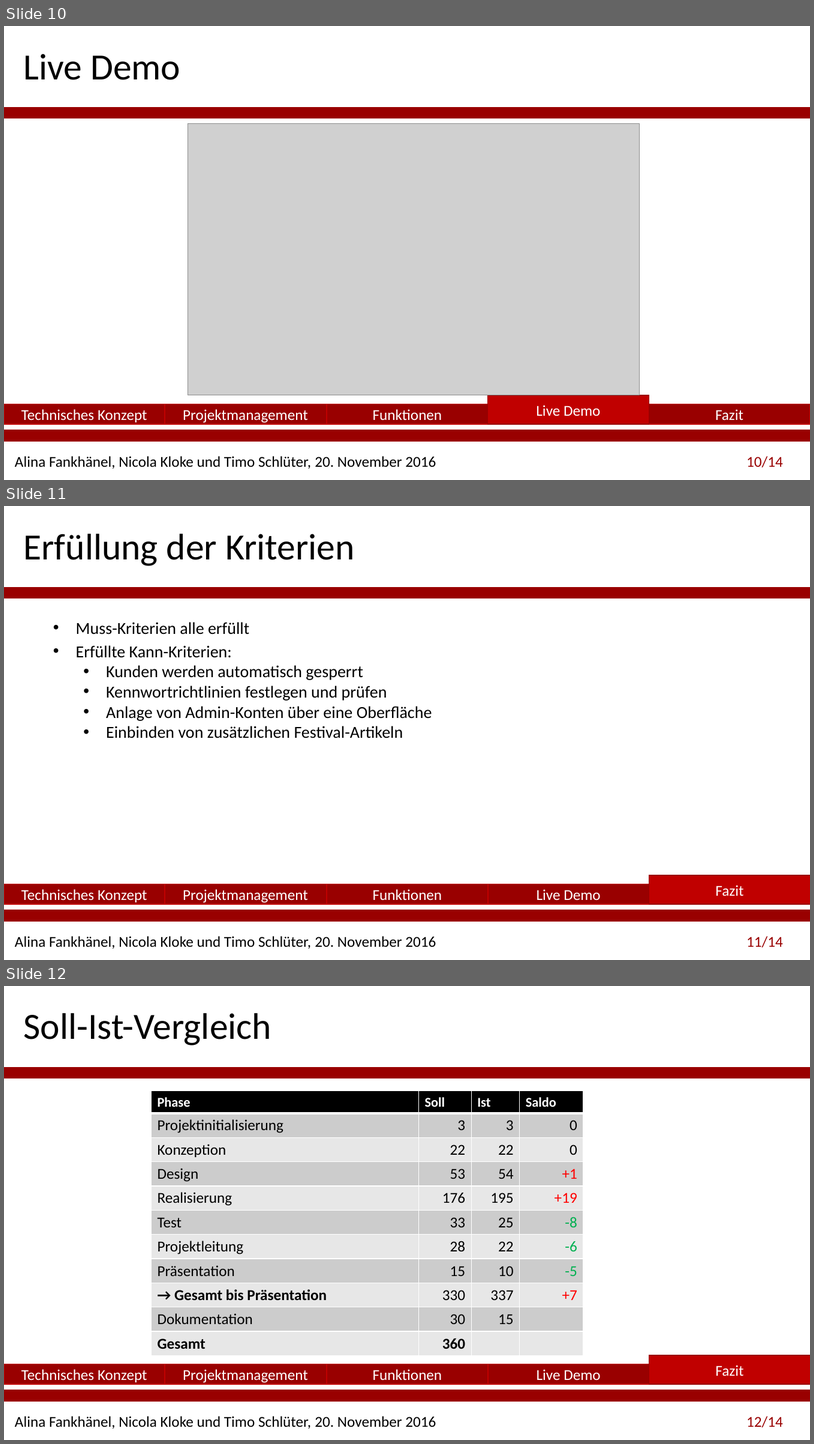
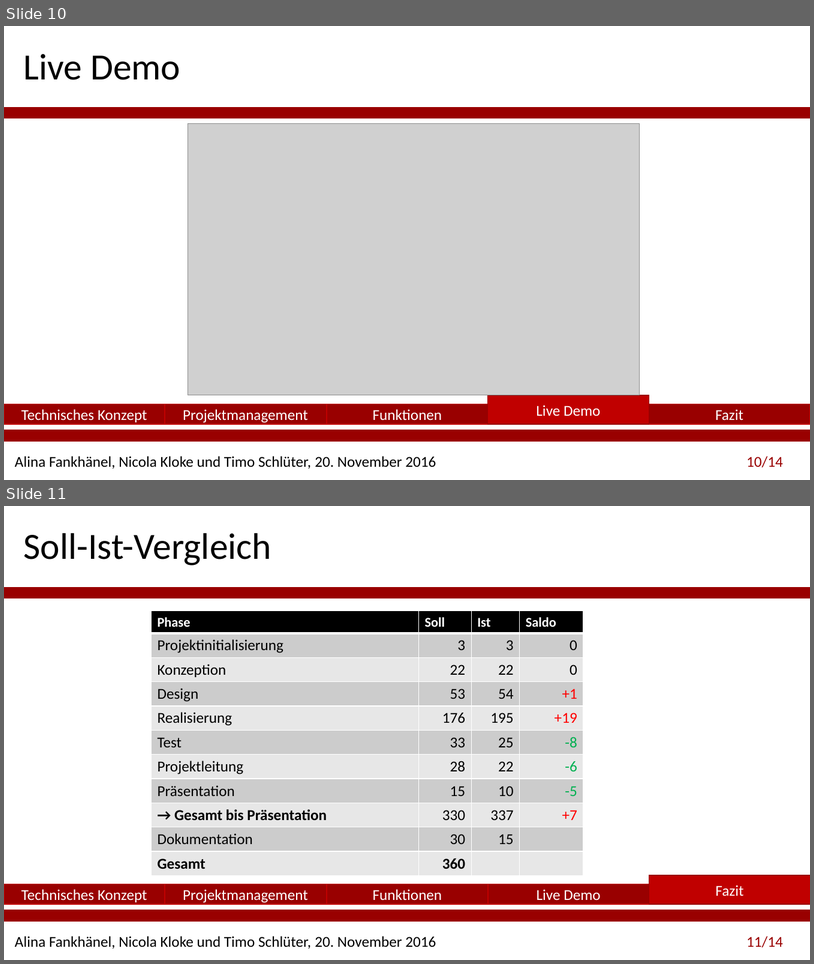
Before and after one commit to Festiva-Team/festiva_documents, a slide deck: Abschlusspräsentation-Festiva_Änderungen Nicola.pptx. Shown one above the other, each under a label of ours: slides 10, 11 and 12 before the commit, slides 10 and 11 after it. The pictures are 814x1444 and 814x964 pixels, drawn with LibreOffice and Linux fonts; fonts in the diff are those of the drawing; grey boxes stand for pictures; background and template pictures are left out. Boxes give left, top, right and bottom in pixels: in the first picture for what was removed or moved away, otherwise in the second. Text is boxed around its words. In the diff, an @@ line names an element or a change of style, - is before the commit and + after.

```diff
--- a/Abschlusspräsentation-Festiva_Änderungen Nicola.pptx
+++ b/Abschlusspräsentation-Festiva_Änderungen Nicola.pptx
@@ slide 11 removed at [4,506,810,960], background #FFFFFF; not listed: 5 template elements that a slide beside it also shows @@
@@ title removed at [23,534,355,566] @@
-Erfüllung der Kriterien
@@ text removed at [76,622,432,738] @@
-• Muss-Kriterien alle erfüllt
-• Erfüllte Kann-Kriterien:
-  • Kunden werden automatisch gesperrt
-  • Kennwortrichtlinien festlegen und prüfen
-  • Anlage von Admin-Konten über eine Oberfläche
-  • Einbinden von zusätzlichen Festival-Artikeln
@@ rectangle removed at [650,875,810,904] @@
-Fazit
@@ rectangle removed at [4,884,165,904] @@
-Technisches Konzept
@@ rectangle removed at [165,884,326,904] @@
-Projektmanagement
@@ rectangle removed at [327,884,489,904] @@
-Funktionen
@@ rectangle removed at [488,884,650,904] @@
-Live Demo
@@ what was slide 12 is now slide 11 @@
@@ page number at [747,936,783,947]: text changed @@
-12/14
+11/14
```
Also in this commit, not shown: 1 slide changed.
